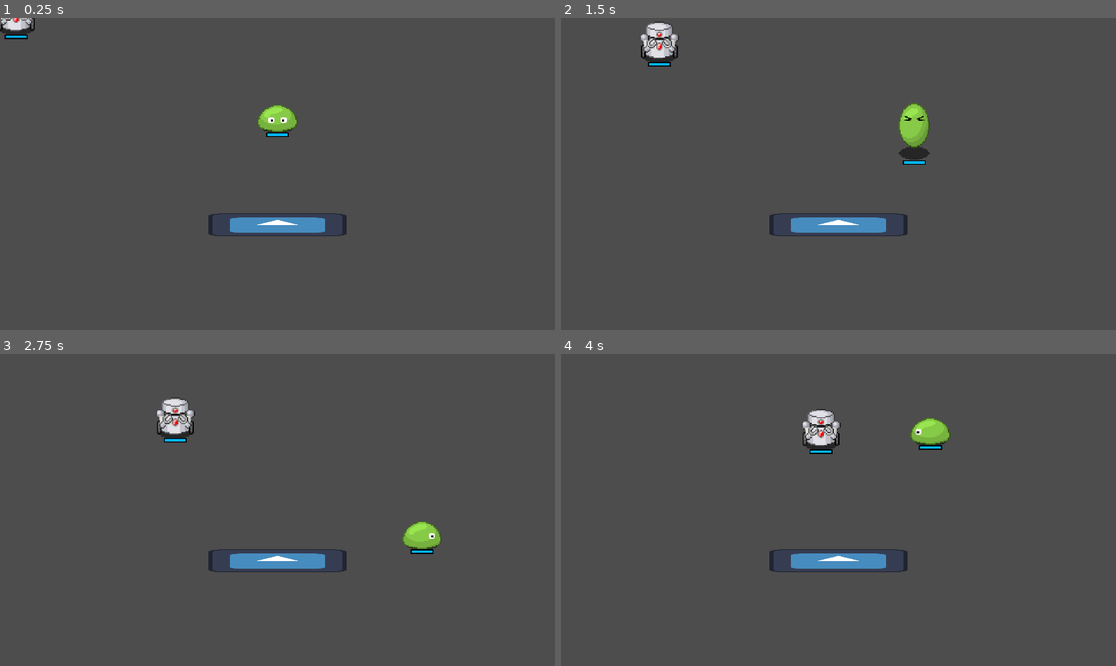
Above: before the commit, frames 1-4 (two rows, left to right).
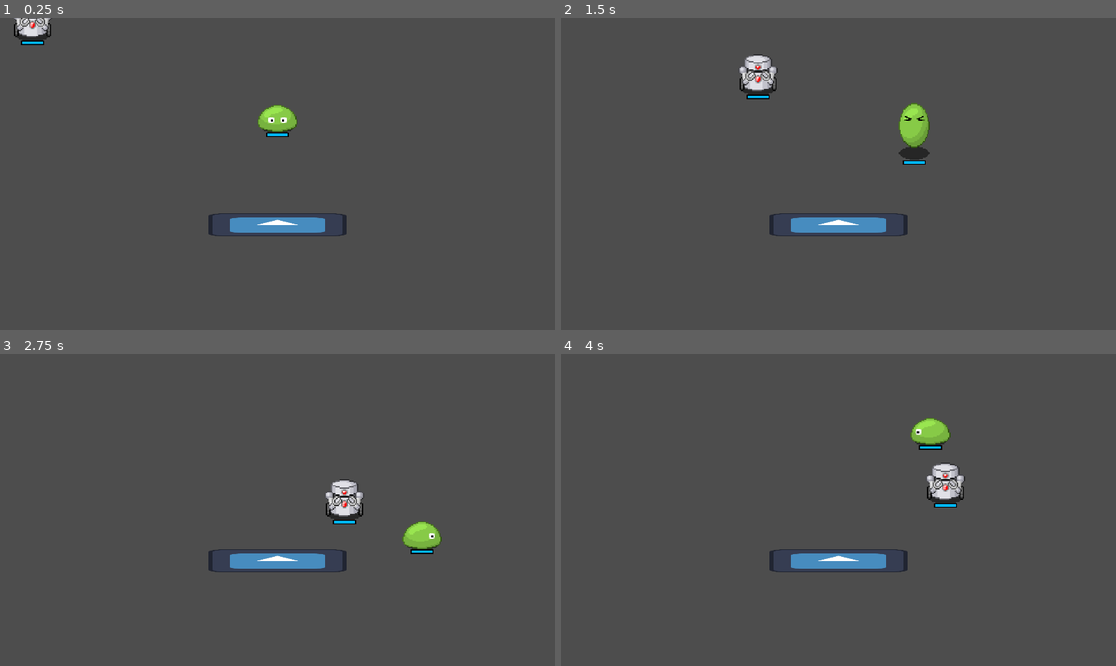
Above: after the commit, the same moments.

Repository: EthanLac13/monsters_vs_machines
Game: Godot game, scene res://scenes/MainScene.tscn
Two runs of this game, one before a commit and one after it. Both use one fixed random seed, a clock stepped at 60 frames per second and the inputs below. The engine's default icon, where the game draws it, is replaced by a stand-in: a white triangle on a blue panel in a dark square.
Inputs:
- Up to frame 1 (0.25 s): no input
- Up to frame 2 (1.5 s): hold Right (InputRight) 0.53-1.28 s; tap Q (UseMove1) at 0.6 s; hold Down (InputDown) from 1.28 s (still down); tap W (UseMove2) at 1.35 s
- Up to frame 3 (2.75 s): release Down (InputDown) at 2.03 s; hold Right (InputRight) from 2.03 s (still down); tap Q (UseMove1) at 2.1 s
- Up to frame 4 (4 s): release Right (InputRight) at 2.78 s; hold Up (InputUp) 2.78-3.53 s; tap W (UseMove2) at 2.85 s; hold Left (InputLeft) from 3.53 s (still down); tap Q (UseMove1) at 3.6 s

The runs differ from the first frame. In frame 1, 0.6% of the frame differs, in the area x 0-10%, y 0-9%; in frame 2, 1.5%; in frame 3, 1.5%, in the area x 28-66%, y 14-55%; in frame 4, 1.5%.

Commit message:
Added enemy stat adjustment

Diff:
--- a/project.godot
+++ b/project.godot
@@ -21,8 +21,8 @@
 
 [display]
 
-window/size/viewport_width=480
-window/size/viewport_height=270
+window/size/viewport_width=960
+window/size/viewport_height=540
 window/stretch/scale=2.0
 
 [input]
--- a/scenes/characters/base_ai_controller.gd
+++ b/scenes/characters/base_ai_controller.gd
@@ -3,8 +3,21 @@
 var controlled_entity: Node2D
 var target_entity: Node2D
 
+var stats
+
+var movement_speed: float = 0.0
+
 func initialize():
 	target_entity = get_parent().get_parent().get_node("Player")
+
+	# Get stats from stats holder
+	stats = controlled_entity.animation_object.anim_object
+
+	# Set the controlled entity's stats
+	controlled_entity.stats_data.hp = stats.health
+	controlled_entity.stats_data.max_hp = stats.health
+
+	movement_speed = stats.movement_speed
 
 func _process(delta: float) -> void:
 	if controlled_entity == null:
--- /dev/null
+++ b/scenes/characters/enemies/enemy_stat_block.gd
@@ -0,0 +1,11 @@
+extends Node2D
+
+@export var ai_script: GDScript
+
+# Stats
+@export var health: int = 0
+@export var attack: int = 0
+@export var defense: int = 0
+@export var magic_attack: int = 0
+@export var magic_defense: int = 0
+@export var movement_speed: float = 0
--- a/scenes/characters/enemies/sentry_droid/EnemySentryDroid.tscn
+++ b/scenes/characters/enemies/sentry_droid/EnemySentryDroid.tscn
@@ -758,7 +758,10 @@
 
 [node name="EnemySentryDroid" type="Node2D" unique_id=159277287]
 script = ExtResource("1_ajbn8")
+max_chase_dir = 64.0
 ai_script = ExtResource("2_ao34y")
+health = 50
+movement_speed = 2.0
 
 [node name="AnimationPlayer" type="AnimationPlayer" parent="." unique_id=352887532]
 libraries/ = SubResource("AnimationLibrary_ao34y")
--- a/scenes/characters/enemies/sentry_droid/ai_controller_sentry_droid.gd
+++ b/scenes/characters/enemies/sentry_droid/ai_controller_sentry_droid.gd
@@ -4,6 +4,7 @@
 
 func initialize():
 	super()
+	max_chase_dir = stats.max_chase_dir
 	#controlled_entity.animation_object.change_animation("walk")
 
 func _process(delta: float) -> void:
@@ -16,7 +17,7 @@
 			# If we're farther than max_chase_dir range away from the target, get closer
 			if controlled_entity.position.distance_to(target_pos) >= max_chase_dir:
 				var movement_vector = controlled_entity.position.direction_to(target_pos).normalized()
-				controlled_entity.move(movement_vector)
+				controlled_entity.move(movement_vector * movement_speed)
 
 				# Change our direction based on movement
 				var move_dir: float = rad_to_deg(movement_vector.angle())
--- a/scenes/characters/enemies/sentry_droid/enemy_sentry_droid.gd
+++ b/scenes/characters/enemies/sentry_droid/enemy_sentry_droid.gd
@@ -1,6 +1,6 @@
-extends Node2D
+extends "res://scenes/characters/enemies/enemy_stat_block.gd"
 
-@export var ai_script: GDScript
+@export var max_chase_dir: float = 16.0
 
 # Map that converts external animations to internal ones.
 # For example, we can get a "walk" input and play our "jump_start" anim.
--- a/scenes/player_input_controller.gd
+++ b/scenes/player_input_controller.gd
@@ -22,7 +22,7 @@
 	print(new_enemy)
 
 	ai_controller.controlled_entity = new_enemy
-	ai_controller.initialize()
+	ai_controller.initialize.call_deferred()
 
 func _process(delta: float):
 	if Input.is_action_pressed("InputRight"):
Not shown, added: scenes/characters/enemies/enemy_stat_block.gd.uid
